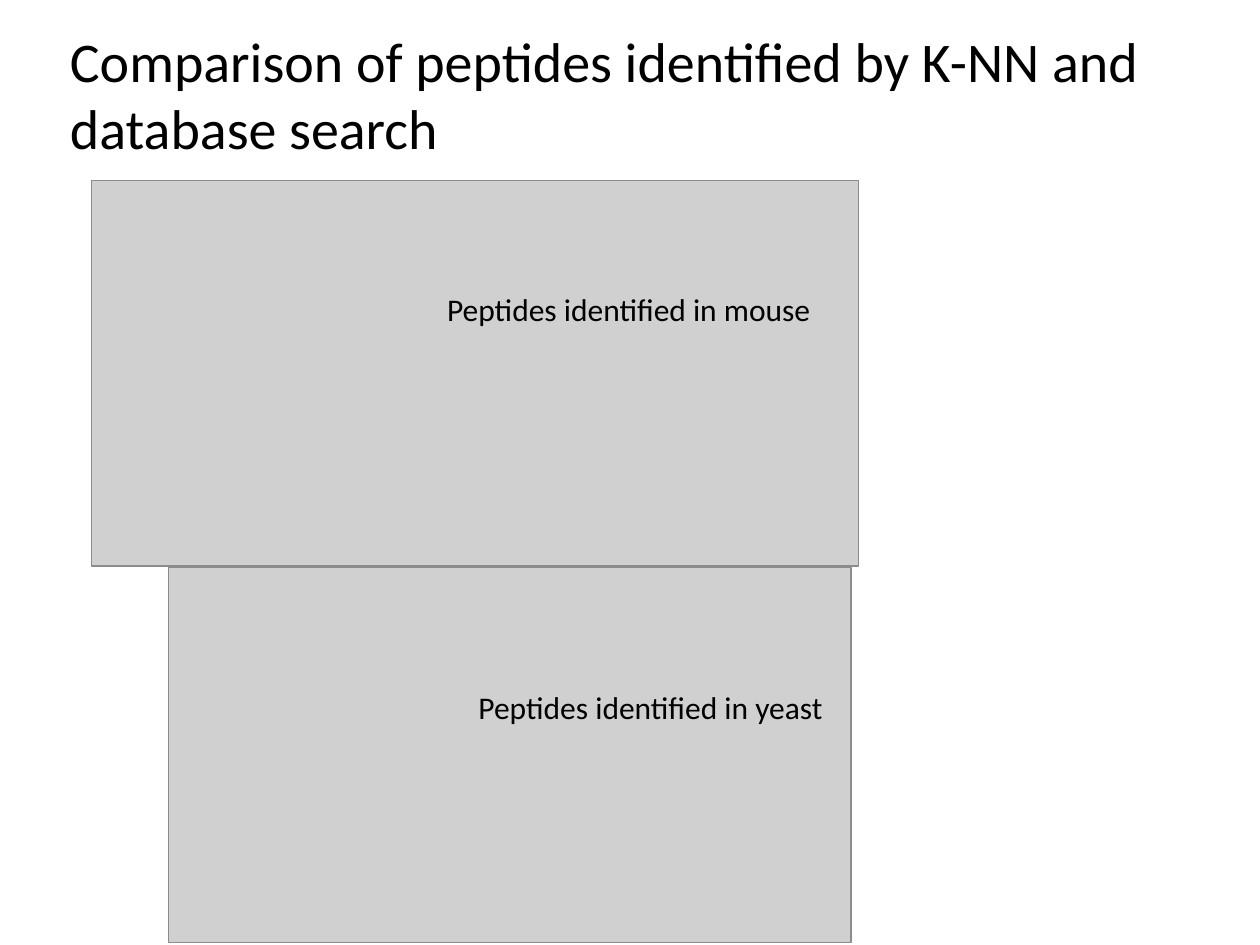
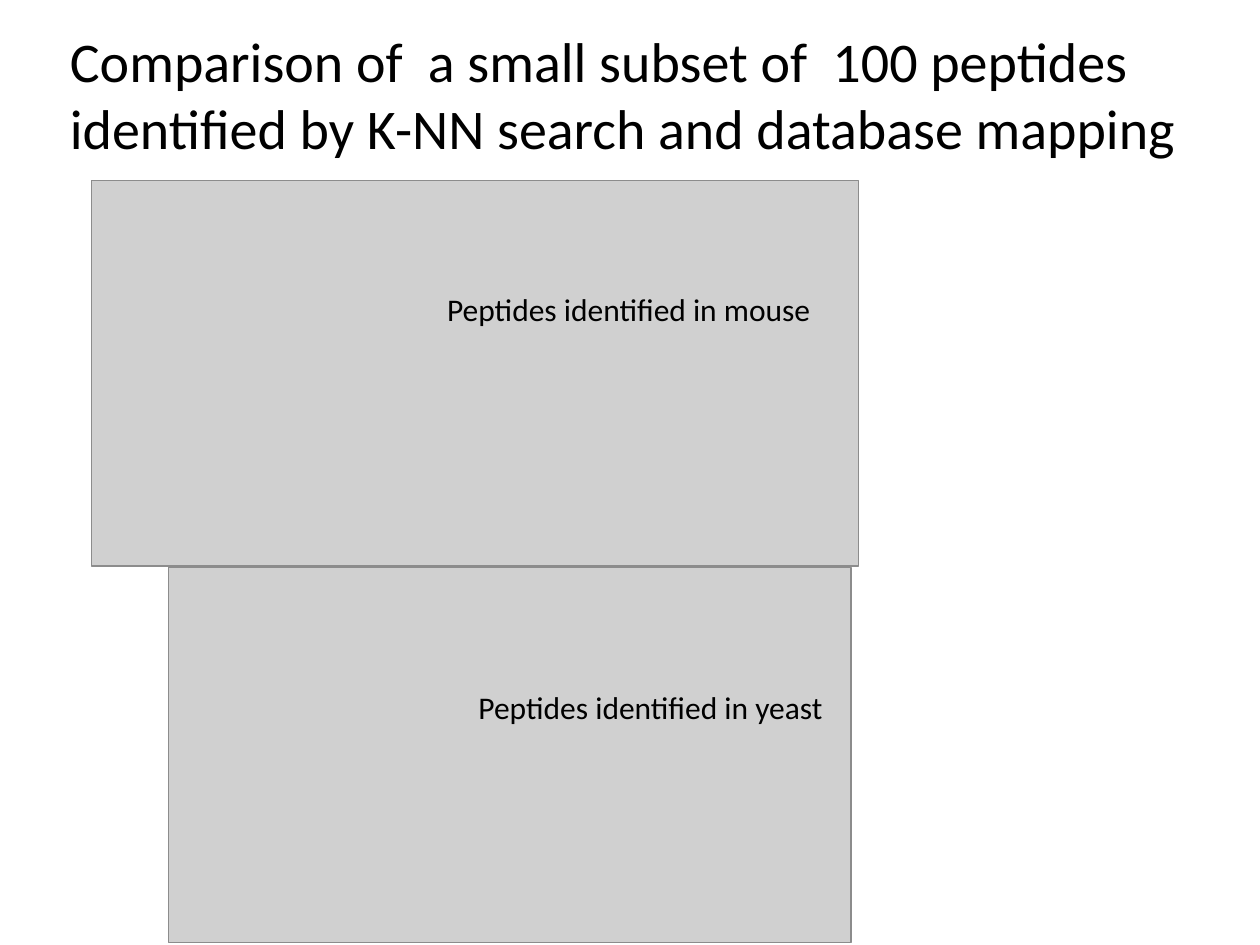
Before and after one commit to casrssk/Proteomics-project, a slide deck: slide 11 of peotide_identification.pptx. Drawn at 1260x945 pixels with LibreOffice and Linux fonts; fonts in the diff are those of the drawing; grey boxes stand for pictures. Boxes give left, top, right and bottom in pixels: in the first picture for what was removed or moved away, otherwise in the second. Text is boxed around its words. In the diff, an @@ line names an element or a change of style, - is before the commit and + after.

```diff
--- a/peotide_identification.pptx
+++ b/peotide_identification.pptx
@@ text at [70, 43, 1175, 159]: text changed @@
-Comparison of peptides identified by K-NN and database search
+Comparison of a small subset of 100 peptides identified by K-NN search and database mapping
```
Also in this commit, not shown: 5 other slides changed.
